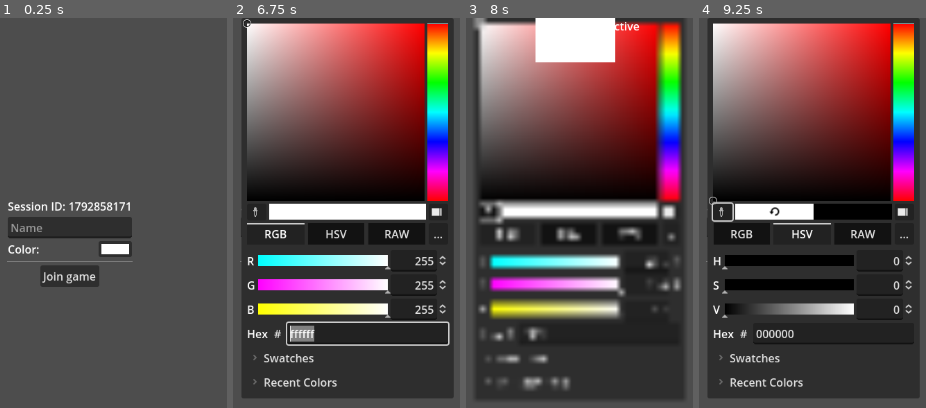
Above: before the commit, frames 1-4 (left to right).
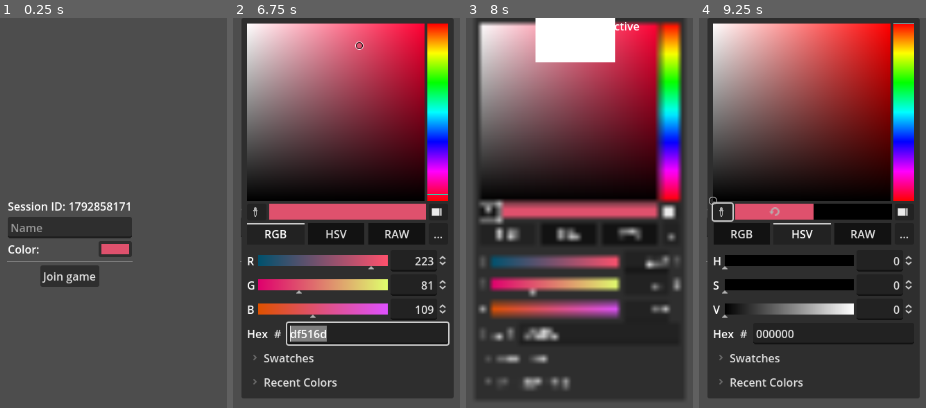
Above: after the commit, the same moments.

Repository: Tom3s/rpg-chess-remastered
Game: Godot game, scene res://PlayerSelect.tscn
Same seed, same stepped clock (60 frames per second), same inputs: the game is played once before the commit and once after it.
Inputs (mouse positions are in pixels of both pictures, inside the frame that each line leads up to):
- Up to frame 1 (0.25 s): no input
- Up to frame 2 (6.75 s): click (303, 228) at 0.52 s; type "Alex" at 0.6 s; click "Join game" at 1.25 s; move the mouse to (outside the picture) at 2.02 s; click (outside the picture) at 2.1 s; move the mouse to (outside the picture) at 2.77 s; click (outside the picture) at 2.85 s; move the mouse to (382, 142) at 3.52 s; click (382, 142) at 3.6 s; move the mouse to (262, 333) at 4.27 s; click (262, 333) at 4.35 s; move the mouse to (outside the picture) at 5.02 s; click (outside the picture) at 5.1 s; move the mouse to (outside the picture) at 5.77 s; click (outside the picture) at 5.85 s; move the mouse to (341, 244) at 6.52 s; click (341, 244) at 6.6 s
- Up to frame 3 (8 s): click (488, 213) at 7.25 s
- Up to frame 4 (9.25 s): click "RGB" at 8 s; click "HSV" at 8.75 s

The runs differ from the first frame. In frame 1, 0.3% of the frame differs, in the area x 44-57%, y 57-61%; in frame 2, 15%; in frame 3, 16%, in the area x 3-90%, y 0-83%; in frame 4, 1.5%.

Commit message:
Attacking (#3)
* Attacks calculated

* Attacking works

* Killing works

* Better Information broadcast

Diff:
--- a/client/Board.gd
+++ b/client/Board.gd
@@ -51,7 +51,10 @@
 var attackable_tiles: Array[Vector2i] = []
 
 func _ready() -> void:
-	Network.available_moves_received.connect(set_reachable_tiles)
+	Network.available_actions_received.connect(func(moves: Array[Vector2i], attacks: Array[Vector2i]) -> void:
+		set_reachable_tiles(moves)
+		set_attackable_tiles(attacks)
+	)
 
 func _draw() -> void:
 	if show_top:
--- a/client/Board.tscn
+++ b/client/Board.tscn
@@ -4,7 +4,3 @@
 
 [node name="Board" type="Node2D"]
 script = ExtResource("1_j83p8")
-dark_color = null
-light_color = null
-border_color = null
-show_top = null
--- a/client/GameScene.gd
+++ b/client/GameScene.gd
@@ -6,11 +6,13 @@
 @onready var board: Board = %Board
 @onready var p1_pieces: Node2D = %P1Pieces
 @onready var p2_pieces: Node2D = %P2Pieces
+@onready var current_throw_label: Label = %CurrentThrowLabel
 
 var current_player: int
 var current_throw: int
 
 var available_moves: Array[Vector2i]
+var available_attacks: Array[Vector2i]
 var selected_piece: Piece = null
 
 class BoardData:
@@ -48,18 +50,23 @@
 	# else:
 	# 	print("[GameScene.gd] Piece data successfully initialized")
 	# 	print(initialData)
-	initialize_board()
-
-	Network.available_moves_received.connect(func(moves: Array[Vector2i]) -> void:
+	# initialize_board()
+
+	Network.initial_board_state_received.connect(initialize_board)
+
+	Network.available_actions_received.connect(func(moves: Array[Vector2i], attacks: Array[Vector2i]) -> void:
 		available_moves = moves
+		available_attacks = attacks
 	)
 
 	Network.piece_moved.connect(move_piece)
+	Network.piece_attacked.connect(resolve_attack)
 	Network.round_started.connect(start_round)
 
 
 func _process(_delta: float) -> void:
 	if !is_current_player():
+		board.set_hovering_square(Vector2i.MAX)
 		return
 
 	var hovering_tile := board.get_closest_tile(get_local_mouse_position())
@@ -68,48 +75,72 @@
 	if Input.is_action_just_pressed("left_click"):
 		print("[GameScene] Clicked on tile ", hovering_tile)
 		if board_data.get_tile(hovering_tile) != null:
-			selected_piece = board_data.get_tile(hovering_tile)
-			if selected_piece.owner_player != Network.main_player.id:
-				board.set_reachable_tiles([])
-				board.set_hovering_square(Vector2i.MAX)
-				return
-			Network.request_available_moves(selected_piece.id)
+			# tile is occupied
+			var piece_on_tile := board_data.get_tile(hovering_tile)
+
+			if piece_on_tile.owner_player != Network.main_player.id:
+				# enemy piece on tile
+				board.clear_interactable_tiles()
+				if available_attacks.has(hovering_tile):
+					# attack if possible
+					Network.send_attack_packet(selected_piece.id, hovering_tile)
+			else:
+				# friendly piece on tile
+				selected_piece = piece_on_tile
+				Network.request_available_moves(selected_piece.id)
+			# selected_piece = board_data.get_tile(hovering_tile)
 		else:
+			# tile is empty
 			if selected_piece != null:
 				if available_moves.has(hovering_tile):
+					# move currently selected piece if possible
 					Network.send_move_piece_packet(selected_piece.id, hovering_tile)
+
 			selected_piece = null
-			board.set_reachable_tiles([])
-			board.set_hovering_square(Vector2i.MAX)
-
-
-func initialize_board() -> void:
-	if GlobalNames.initial_board_data.size() == 0:
-		assert(false, "[GameScene.gd] Board data is empty; Exiting...")
-
-	var p1_piece_data: Array[Piece] = GlobalNames.initial_board_data[0]
+			board.clear_interactable_tiles()
+
+
+func initialize_board(state: Array) -> void:
+	# if GlobalNames.initial_board_data.size() == 0:
+	# 	assert(false, "[GameScene.gd] Board data is empty; Exiting...")
+
+	var p1_piece_data: Array[Piece] = state[0]
 
 	var index: int = 0
 	for p in p1_piece_data:
 		var piece: Piece = piece_scene.instantiate()
 		p1_pieces.add_child(piece)
-		piece.piece_type = p.piece_type
-		piece.set_position_on_board(p.position_on_board, board)
-		piece.id = index
-		piece.owner_player = p.owner_player
+		# piece.piece_type = p.piece_type
+		# piece.set_position_on_board(p.position_on_board, board)
+		# piece.id = index
+		# piece.owner_player = p.owner_player
+		piece.init_piece(
+			p.piece_type,
+			p.position_on_board,
+			board,
+			index,
+			p.owner_player
+		)
 		board_data.set_tile(piece.position_on_board, piece)
 		index += 1
 
-	var p2_piece_data: Array[Piece] = GlobalNames.initial_board_data[1]
+	var p2_piece_data: Array[Piece] = state[1]
 
 	index = 0
 	for p in p2_piece_data:
 		var piece: Piece = piece_scene.instantiate()
 		p2_pieces.add_child(piece)
-		piece.piece_type = p.piece_type
-		piece.set_position_on_board(p.position_on_board, board)
-		piece.id = index
-		piece.owner_player = p.owner_player
+		# piece.piece_type = p.piece_type
+		# piece.set_position_on_board(p.position_on_board, board)
+		# piece.id = index
+		# piece.owner_player = p.owner_player
+		piece.init_piece(
+			p.piece_type,
+			p.position_on_board,
+			board,
+			index,
+			p.owner_player
+		)
 		board_data.set_tile(piece.position_on_board, piece)
 		index += 1
 
@@ -132,9 +163,36 @@
 
 	board_data.set_tile(piece.position_on_board, piece)
 
+	selected_piece = null
+
+func resolve_attack(player_id: int, piece_id: int, target_piece_id: int, new_hp: int, landing_tile: Vector2i) -> void:
+	var piece_parent: Node2D = null
+	var target_piece_parent: Node2D = null
+
+	if player_id == Network.p1_id:
+		piece_parent = p1_pieces
+		target_piece_parent = p2_pieces
+	else:
+		piece_parent = p2_pieces
+		target_piece_parent = p1_pieces
+
+	var attacking_piece: Piece = piece_parent.get_child(piece_id)
+	var target_piece: Piece = target_piece_parent.get_child(target_piece_id)
+
+	board_data.set_tile(attacking_piece.position_on_board, null)
+	attacking_piece.set_position_on_board(landing_tile, board)
+
+	board_data.set_tile(attacking_piece.position_on_board, attacking_piece)
+
+	target_piece.set_hp(new_hp)
+
+	selected_piece = null
+
 func start_round(player: int, throw: int) -> void:
 	current_player = player
 	current_throw = throw
+
+	current_throw_label.text = "Current Throw: " + str(throw)
 
 func is_current_player() -> bool:
 	var current_player_id := Network.p1_id
--- a/client/GameScene.tscn
+++ b/client/GameScene.tscn
@@ -5,6 +5,28 @@
 
 [node name="GameScene" type="Node2D"]
 script = ExtResource("1_lkxyc")
+
+[node name="UI" type="CanvasLayer" parent="."]
+
+[node name="HBoxContainer" type="HBoxContainer" parent="UI"]
+anchors_preset = 15
+anchor_right = 1.0
+anchor_bottom = 1.0
+grow_horizontal = 2
+grow_vertical = 2
+alignment = 2
+
+[node name="VBoxContainer" type="VBoxContainer" parent="UI/HBoxContainer"]
+layout_mode = 2
+
+[node name="CurrentThrowLabel" type="Label" parent="UI/HBoxContainer/VBoxContainer"]
+unique_name_in_owner = true
+layout_mode = 2
+theme_override_constants/outline_size = 4
+theme_override_font_sizes/font_size = 16
+text = "Current Throw: -1"
+horizontal_alignment = 1
+vertical_alignment = 1
 
 [node name="Board" parent="." instance=ExtResource("1_ayk78")]
 unique_name_in_owner = true
--- a/client/Global/Network.gd
+++ b/client/Global/Network.gd
@@ -21,8 +21,8 @@
 # 	PLAYER_JOIN,
 # 	INITIAL_SETUP,
 # 	INIT_BOARD_STATE,
-# 	AVAILABLE_MOVE_REQUEST,
-# 	AVAILABLE_MOVES,
+# 	AVAILABLE_ACTIONS_REQUEST,
+# 	AVAILABLE_ACTIONS,
 # 	MOVE_PIECE,
 # 	PIECE_MOVED,
 # 	ROUND_START,
@@ -32,8 +32,9 @@
 enum SERVER_PACKET_TYPE {
 	EMPTY_PACKET, #this is here to handle empty data, should never happen
 	INIT_BOARD_STATE,
-	AVAILABLE_MOVES,
+	AVAILABLE_ACTIONS,
 	PIECE_MOVED,
+	PIECE_ATTACKED,
 	ROUND_START,
 }
 
@@ -43,8 +44,9 @@
 	EXIT,
 	PLAYER_JOIN,
 	INIT_PLAYER_SETUP,
-	AVAILABLE_MOVE_REQUEST,
+	AVAILABLE_ACTIONS_REQUEST,
 	MOVE_PIECE,
+	ATTACK,
 }
 
 var socket: StreamPeerTCP = null
@@ -53,9 +55,10 @@
 
 # region Signals
 
-# signal initial_board_setup_received()
-signal available_moves_received(moves: Array[Vector2i])
+signal initial_board_state_received(state: Array)
+signal available_actions_received(moves: Array[Vector2i], attacks: Array[Vector2i])
 signal piece_moved(player_id: int, piece_id: int, target_tile: Vector2i)
+signal piece_attacked(player_id: int, piece_id: int, target_piece_id: int, new_hp: int, landing_tile: Vector2i)
 signal round_started(player: int, throw: int)
 
 var incoming_thread: Thread
@@ -63,6 +66,7 @@
 func _ready() -> void:
 	# TODO: proper player handling and ID
 	main_player.id = randi()
+	main_player.color = Color(randf(), randf(), randf())
 	print("[Network.gd] Global script loaded")
 
 func _process(_delta: float) -> void:
@@ -203,13 +207,27 @@
 
 	# receive_packet()
 
+func send_attack_packet(piece_id: int, target: Vector2i) -> void:
+	var packet_data := PackedByteArray()
+	packet_data.resize(2 + 8 + 1 + 2)
+
+	packet_data.encode_u8(0, CLIENT_PACKET_TYPE.ATTACK)
+	packet_data.encode_u8(1, 8 + 1 + 2)
+
+	packet_data.encode_s64(2, main_player.id)
+	packet_data.encode_u8(10, piece_id)
+
+	packet_data.encode_u8(11, target.x)
+	packet_data.encode_u8(12, target.y)
+
+	socket.put_data(packet_data)
 
 
 func request_available_moves(piece_id: int) -> void:
 	var packet_data := PackedByteArray()
 	packet_data.resize(2 + 8 + 1)
 
-	packet_data.encode_u8(0, CLIENT_PACKET_TYPE.AVAILABLE_MOVE_REQUEST)
+	packet_data.encode_u8(0, CLIENT_PACKET_TYPE.AVAILABLE_ACTIONS_REQUEST)
 	packet_data.encode_u8(1, 8 + 1)
 
 	packet_data.encode_s64(2, main_player.id)
@@ -275,23 +293,44 @@
 				piece.owner_player = p2_id
 				p2_pieces.push_back(piece)
 
-			GlobalNames.initial_board_data = [p1_pieces, p2_pieces]
+			# GlobalNames.initial_board_data = [p1_pieces, p2_pieces]
+			call_deferred("emit_signal", "initial_board_state_received", [p1_pieces, p2_pieces])
 			# get_tree().change_scene_to_file("res://GameScene.tscn")
 
-		SERVER_PACKET_TYPE.AVAILABLE_MOVES:
-			var nr_moves: int = data.decode_u8(0)
+		SERVER_PACKET_TYPE.AVAILABLE_ACTIONS:
+			var _can_use_ability: bool = data.decode_u8(0) as bool
+			var nr_moves: int = data.decode_u8(1)
 
 			var moves: Array[Vector2i] = []
 
+			var byte_offset: int = 2
+
 			for i in nr_moves:
-				var x: int = data.decode_u8(1 + i * 2)
-				var y: int = data.decode_u8(1 + i * 2 + 1)
+				var x: int = data.decode_u8(byte_offset)
+				var y: int = data.decode_u8(byte_offset + 1)
 
 				moves.push_back(Vector2i(x, y))
-
-			# available_moves_received.emit(moves)
-			# call_deferred(available_moves_received.emit.bind(moves))
-			call_deferred("emit_signal", "available_moves_received", moves)
+				byte_offset += 2
+
+			var nr_attacks: int = data.decode_u8(byte_offset)
+			byte_offset += 1
+
+			var attacks: Array[Vector2i] = []
+
+			for i in nr_attacks:
+				var x: int = data.decode_u8(byte_offset)
+				var y: int = data.decode_u8(byte_offset + 1)
+
+				attacks.push_back(Vector2i(x, y))
+				byte_offset += 2
+
+			# available_actions_received.emit(moves)
+			# call_deferred(available_actions_received.emit.bind(moves))
+
+			print("Moves: ", moves)
+			print("Attacks: ", attacks)
+
+			call_deferred("emit_signal", "available_actions_received", moves, attacks)
 
 		SERVER_PACKET_TYPE.PIECE_MOVED:
 			var player_id: int = data.decode_s64(0)
@@ -303,10 +342,24 @@
 
 			# piece_moved.emit(player_id, piece_id, target_tile)
 			call_deferred("emit_signal", "piece_moved", player_id, piece_id, target_tile)
+		SERVER_PACKET_TYPE.PIECE_ATTACKED:
+			var player_id: int = data.decode_s64(0)
+			var piece_id: int = data.decode_u8(8)
+			var target_piece_id: int = data.decode_u8(9)
+			var new_hp: int = data.decode_s8(10)
+			print("[Network.gd] Health byte: ", data[10])
+
+
+			var landing_tile: Vector2i;
+			landing_tile.x = data.decode_u8(11)
+			landing_tile.y = data.decode_u8(12)
+			call_deferred("emit_signal", "piece_attacked", player_id, piece_id, target_piece_id, new_hp, landing_tile)
+
+
 
 		SERVER_PACKET_TYPE.ROUND_START:
 			var player: int = data.decode_u8(0)
-			var throw: int = data.decode_u8(8)
+			var throw: int = data.decode_u8(1)
 
 			call_deferred("emit_signal", "round_started", player, throw)
 		# _:
--- a/client/Piece.gd
+++ b/client/Piece.gd
@@ -1,5 +1,7 @@
 extends Node2D
 class_name Piece
+
+@onready var hp_label: Label = %HPLabel
 
 @export
 var piece_type: GlobalNames.PIECE_TYPE = GlobalNames.PIECE_TYPE.NONE:
@@ -13,9 +15,61 @@
 var id: int = -1
 var owner_player: int
 
+var health: int = 0
+var max_health: int = 0
+var damage: int = 0
+
+
+func init_piece(
+	type: GlobalNames.PIECE_TYPE,
+	pos: Vector2i,
+	board: Board,
+	init_id: int,
+	init_owner: int,
+) -> void:
+	piece_type = type
+	set_position_on_board(pos, board)
+	id = init_id
+	owner_player = init_owner
+
+	if owner_player == Network.main_player.id:
+		%Sprite.modulate = Network.main_player.color
+
+	init_stats()
+
+func init_stats() -> void:
+	match piece_type:
+		GlobalNames.PIECE_TYPE.PAWN:
+			health = 5
+			damage = 3
+		GlobalNames.PIECE_TYPE.ROOK:
+			health = 9
+			damage = 4
+		GlobalNames.PIECE_TYPE.BISHOP:
+			health = 8
+			damage = 5
+		GlobalNames.PIECE_TYPE.KNIGHT:
+			health = 5
+			damage = 8
+		GlobalNames.PIECE_TYPE.QUEEN:
+			health = 15
+			damage = 2
+
+	max_health = health
+	set_hp(health)
+
 func _ready() -> void:
 	%Sprite.texture = GlobalNames.piece_textures[piece_type]
 
 func set_position_on_board(newPos: Vector2i, board: Board) -> void:
 	position_on_board = newPos
 	global_position = board.index_to_position(newPos)
+
+func set_hp(new_hp: int) -> void:
+	print("[Piece.gd] Setting hp of ", id, " to ", new_hp)
+	health = new_hp
+
+	if health <= 0:
+		visible = false
+
+	hp_label.text = "\nHP: " + str(health) + "/" + str(max_health)
--- a/client/Piece.tscn
+++ b/client/Piece.tscn
@@ -10,3 +10,18 @@
 unique_name_in_owner = true
 scale = Vector2(0.25, 0.25)
 texture = ExtResource("2_0s7j6")
+
+[node name="HPLabel" type="Label" parent="."]
+unique_name_in_owner = true
+anchors_preset = 5
+anchor_left = 0.5
+anchor_right = 0.5
+offset_left = -59.5
+offset_right = 59.5
+offset_bottom = 36.0
+grow_horizontal = 2
+theme_override_colors/font_outline_color = Color(0, 0, 0, 1)
+theme_override_constants/outline_size = 12
+theme_override_font_sizes/font_size = 20
+horizontal_alignment = 1
+vertical_alignment = 1
--- a/client/PlayerSelect.gd
+++ b/client/PlayerSelect.gd
@@ -9,6 +9,8 @@
 # Called when the node enters the scene tree for the first time.
 func _ready() -> void:
 	playerIdLabel.text = "Session ID: " + str(Network.main_player.id)
+
+	playerColorPicker.color = Network.main_player.color
 
 	playerNameEdit.text_changed.connect(func(text: String) -> void:
 		Network.main_player.name = text
--- a/client/SetupBuilder.gd
+++ b/client/SetupBuilder.gd
@@ -203,6 +203,9 @@
 
 
 func player_ready() -> void:
+	get_tree().change_scene_to_file("res://GameScene.tscn")
+
 	Network.send_inital_setup_packet(pieces)
 
+
 	# Network.receive_packet()
Not shown, changed: backend/src/communication.odin
Not shown, changed: backend/src/main.odin
Not shown, changed: backend/src/math.odin
Not shown, changed: backend/src/piece.odin
